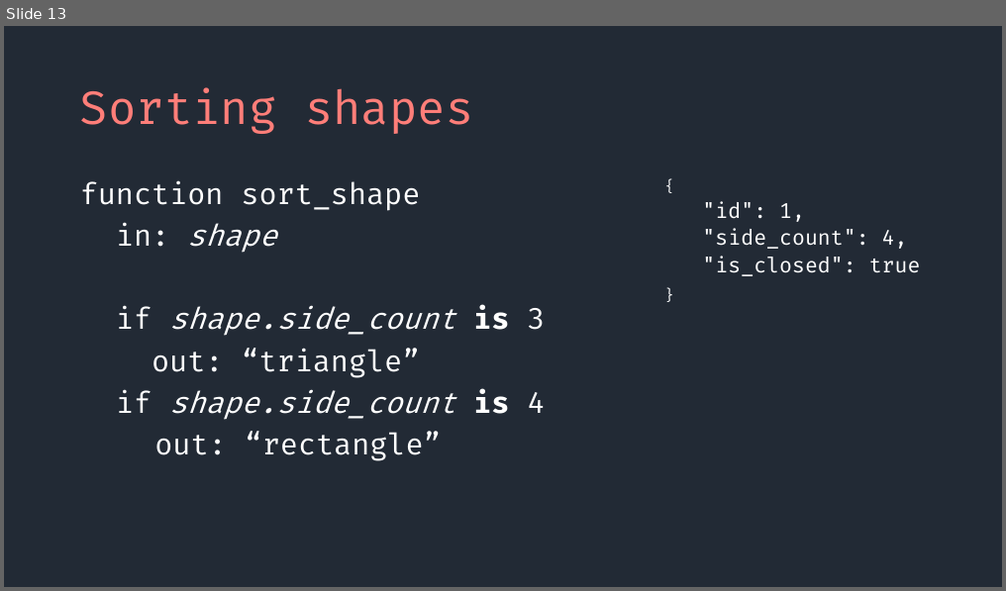
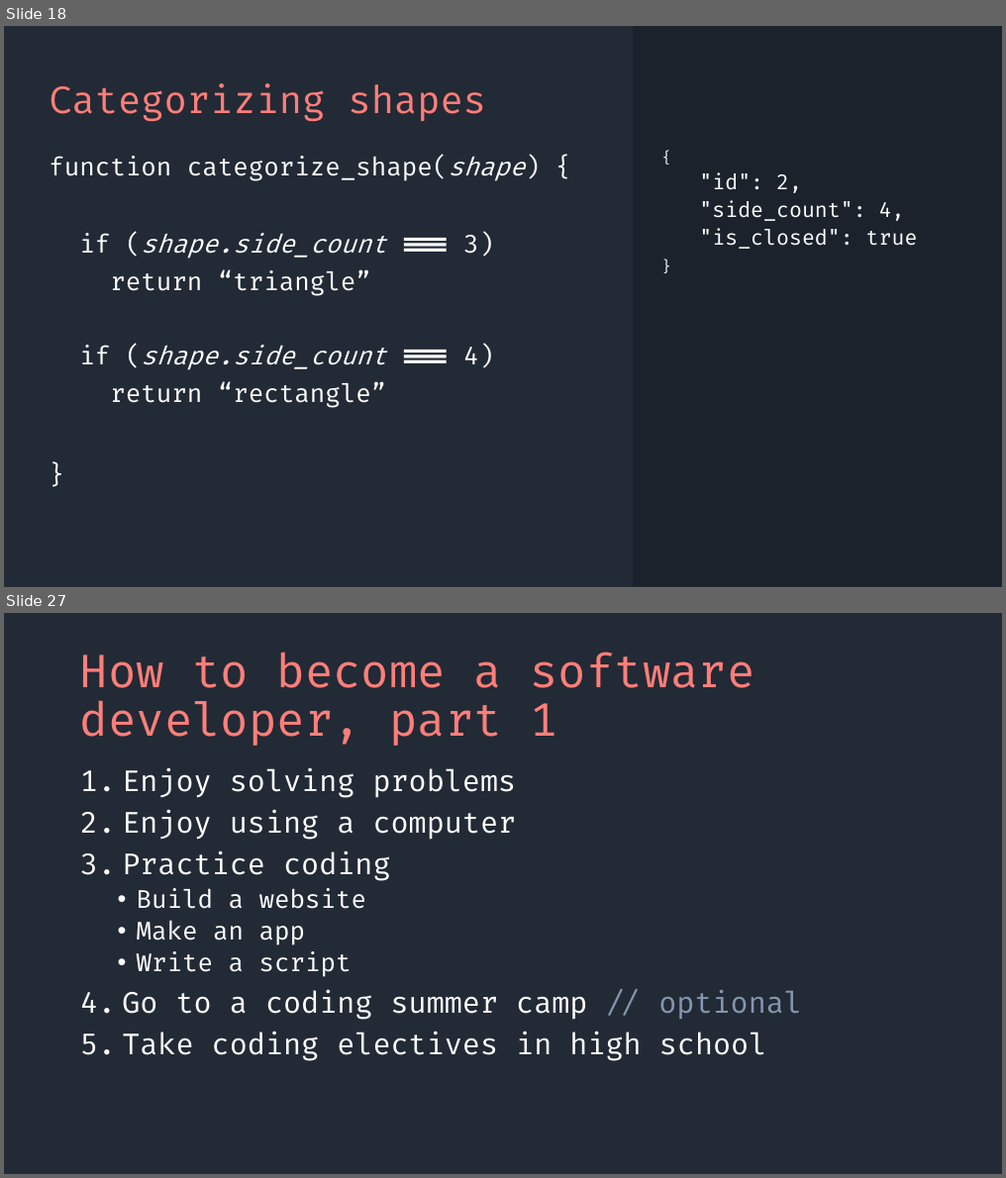
Before and after one commit to SeanMcP/college-career-day, a slide deck: presentation.pptx. Shown one above the other, each under a label of ours: slide 13 before the commit, slides 18 and 27 after it; the slides between them are not shown. The pictures are 1006x591 and 1006x1178 pixels, drawn with LibreOffice and Linux fonts; fonts in the diff are those of the drawing. Boxes give left, top, right and bottom in pixels: in the first picture for what was removed or moved away, otherwise in the second. Text is boxed around its words. In the diff, an @@ line names an element or a change of style, - is before the commit and + after.

```diff
--- a/presentation.pptx
+++ b/presentation.pptx
@@ slide 27 added at [4, 613, 1002, 1174], background #222A35 @@
@@ title added at [80, 652, 754, 746], 44 pt, text #FF7E79 @@
+How to become a software developer, part 1
@@ text added at [122, 767, 802, 1061], 28 pt, text #FFFFFF @@
+1. Enjoy solving problems
+2. Enjoy using a computer
+3. Practice coding
+  • Build a website
+  • Make an app
+  • Write a script
+4. Go to a coding summer camp // optional
+5. Take coding electives in high school
@@ what was slide 13 is now slide 18 @@
@@ slide 18 changed as well @@
@@ rectangle added at [633, 26, 1002, 587], fill #1B222C @@
@@ title at [49, 83, 486, 122]: text changed; size 44 to 36 pt @@
-Sorting shapes
+Categorizing shapes
@@ text at [49, 156, 526, 408]: text changed; size 28 to 24 pt @@
-function sort_shape
-in: shape
-if shape.side_count is 3
-out: “triangle”
-if shape.side_count is 4
-out: “rectangle”
+function categorize_shape(shape) {
+if (shape.side_count === 3)
+return “triangle”
+if (shape.side_count === 4)
+return “rectangle”
+}
@@ text "{": place and size @@
-text "{" at [702, 201, 921, 276]
+text "{" at [699, 173, 918, 249]
@@ text at [699, 173, 802, 193]: text changed @@
-  "id": 1,
+  "id": 2,
```
Also in this commit, not shown: 8 other slides changed, 16 other slides added.
